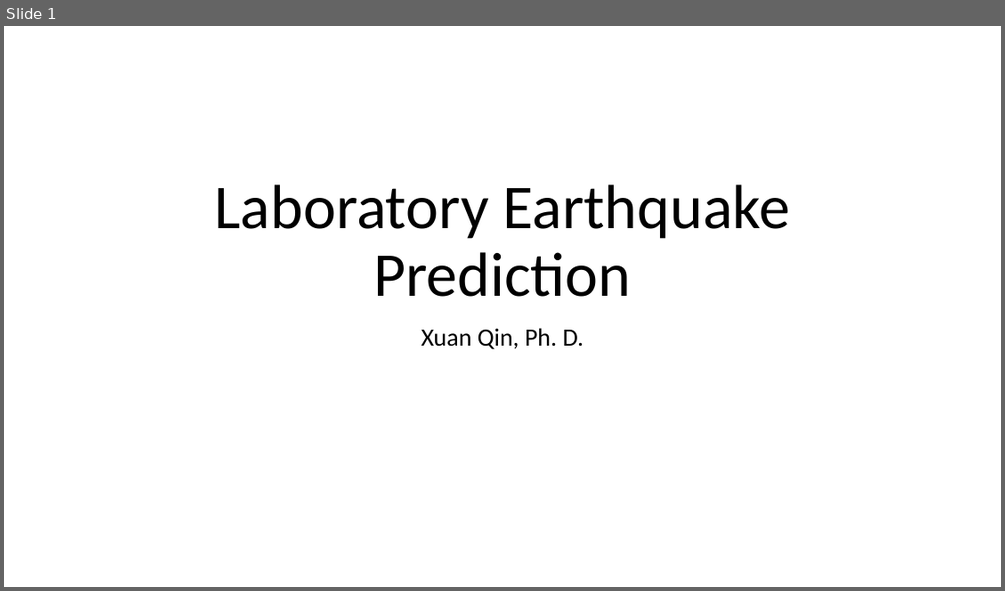
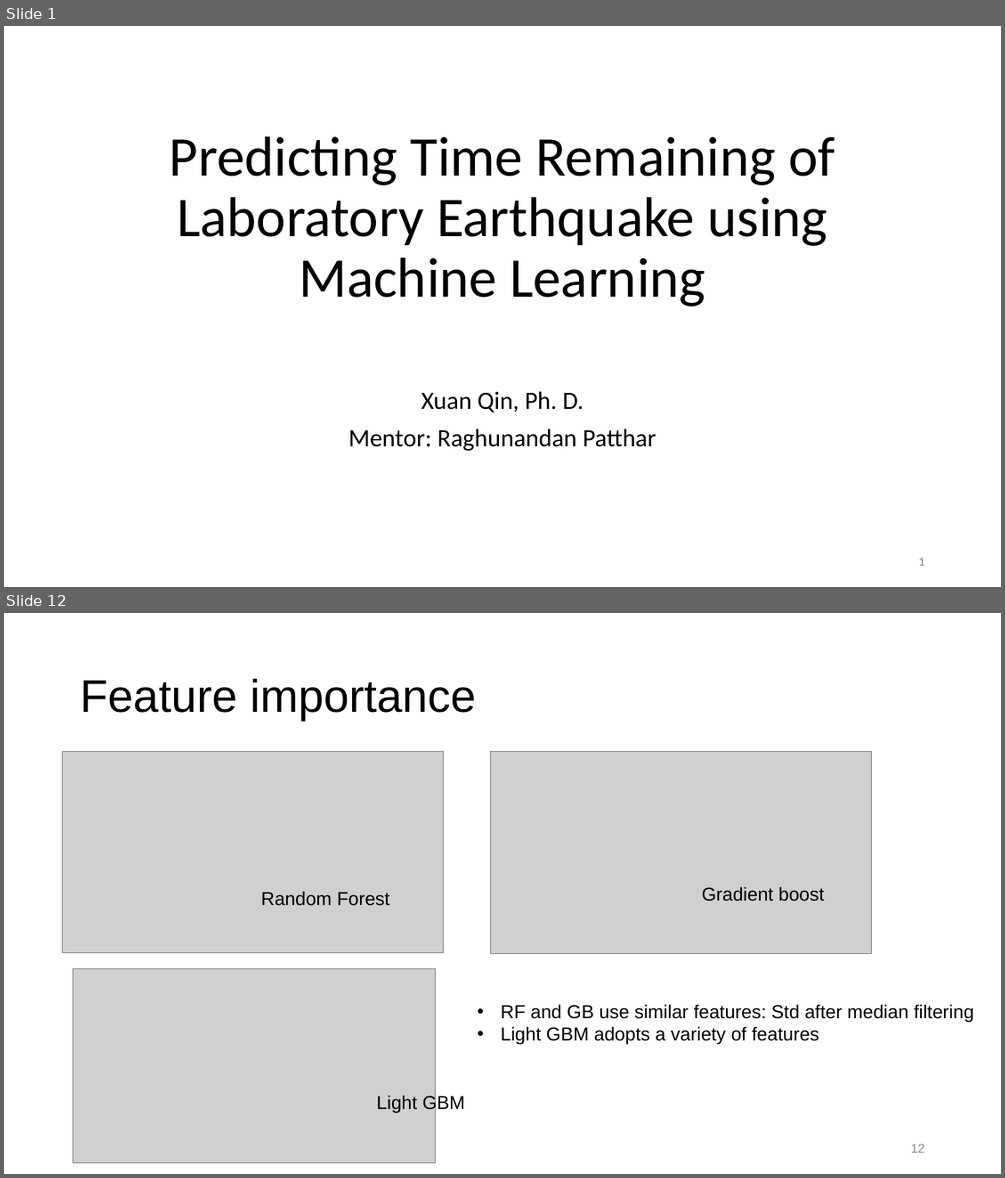
Before and after one commit to qq7933086/Laboratory_earthquake_time_prediction, a slide deck: Capstone_presentation_Laboratory Earthquake Prediction.pptx. Shown one above the other, each under a label of ours: slide 1 before the commit, slides 1 and 12 after it; the slides between them are not shown. The pictures are 1005x591 and 1005x1178 pixels, drawn with LibreOffice and Linux fonts; fonts in the diff are those of the drawing; grey boxes stand for pictures. Boxes give left, top, right and bottom in pixels: in the first picture for what was removed or moved away, otherwise in the second. Text is boxed around its words. In the diff, an @@ line names an element or a change of style, - is before the commit and + after.

```diff
--- a/Capstone_presentation_Laboratory Earthquake Prediction.pptx
+++ b/Capstone_presentation_Laboratory Earthquake Prediction.pptx
@@ slide 12 added at [4, 613, 1001, 1174], background #FFFFFF @@
@@ title added at [80, 678, 476, 721], 44 pt, text #000000 @@
+Feature importance
@@ picture added at [62, 751, 444, 953] @@
@@ picture added at [490, 751, 872, 953] @@
@@ text added at [261, 891, 389, 905], 18 pt, text #000000 @@
+Random Forest
@@ text added at [702, 886, 824, 900], 18 pt, text #000000 @@
+Gradient boost
@@ picture added at [73, 968, 436, 1163] @@
@@ text added at [501, 1004, 974, 1044], 18 pt, text #000000 @@
+• RF and GB use similar features: Std after median filtering
+• Light GBM adopts a variety of features
@@ text added at [377, 1094, 465, 1112], 18 pt, text #000000 @@
+Light GBM
@@ page number added at [911, 1143, 925, 1152], 12 pt, text #8C8C8C @@
+12
@@ slide 1 changed as well @@
@@ title at [170, 136, 834, 306]: text changed; size 60 to 54 pt @@
-Laboratory Earthquake Prediction
+Predicting Time Remaining of Laboratory Earthquake using Machine Learning
@@ subtitle "Xuan Qin, Ph. D." at [348, 391, 656, 451]: vertical alignment top to bottom @@
@@ subtitle at [348, 428, 656, 451]: paragraph added @@
+Mentor: Raghunandan Patthar
@@ page number added at [918, 557, 924, 565], 12 pt, text #8C8C8C @@
+1
```
Also in this commit, not shown: 17 other slides added.
